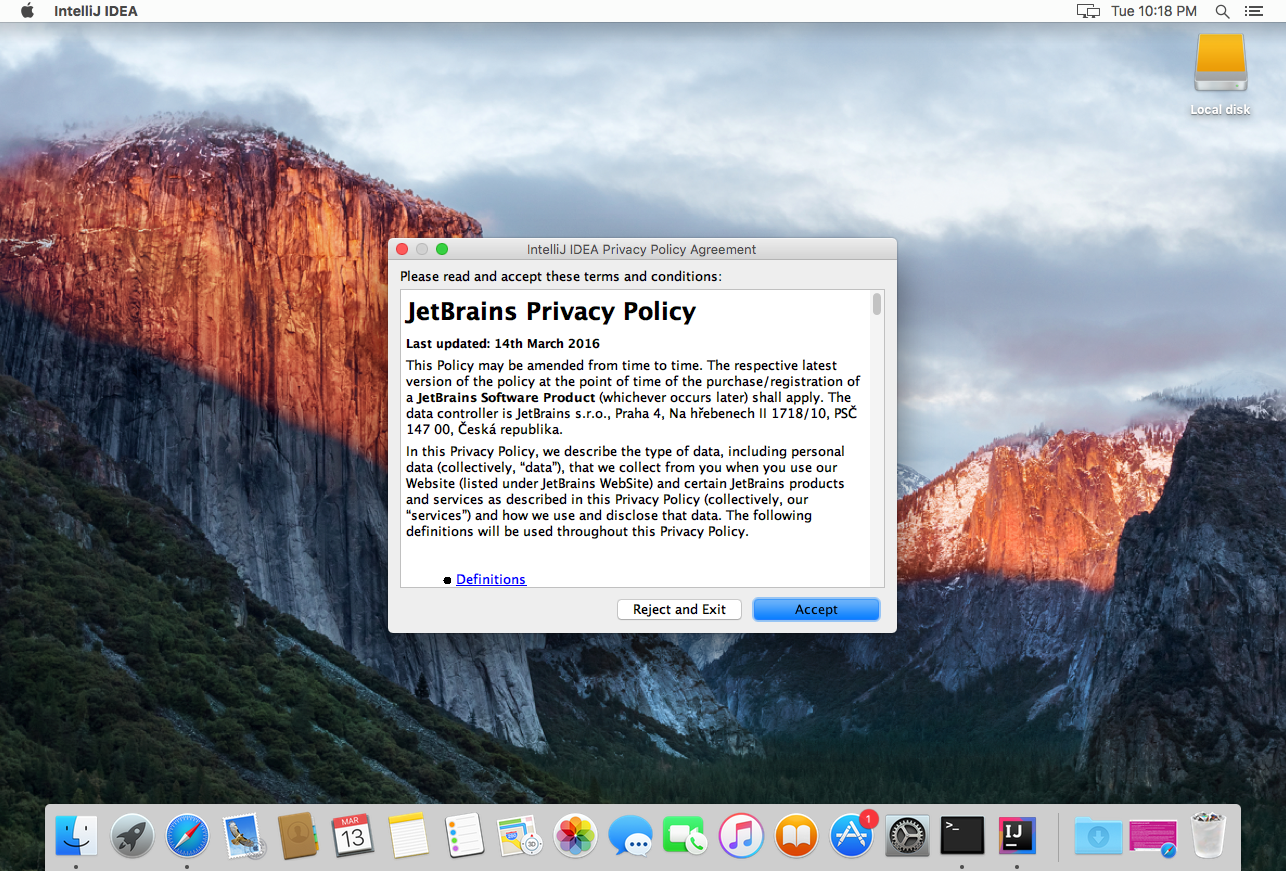
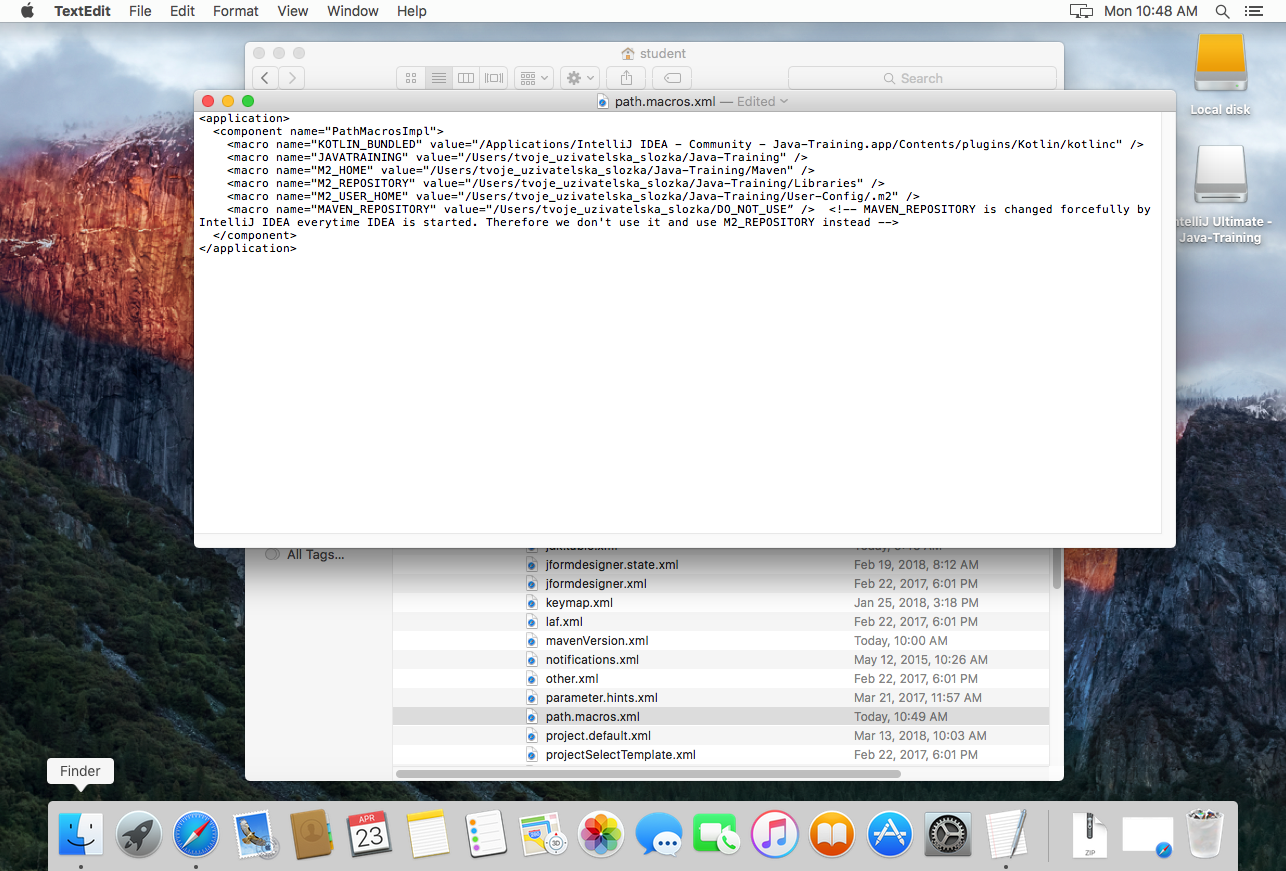
Layers edited between the first and the second (1286, 871) image:
moved "Layer 1" above "Layer 3", painted on it over [44,4,1276,871]
added layer "Layer 3" above "Layer 2" over [195,113,1157,286]
renamed "Shape 1" to "Layer 2", painted on it over [44,4,1276,871]
